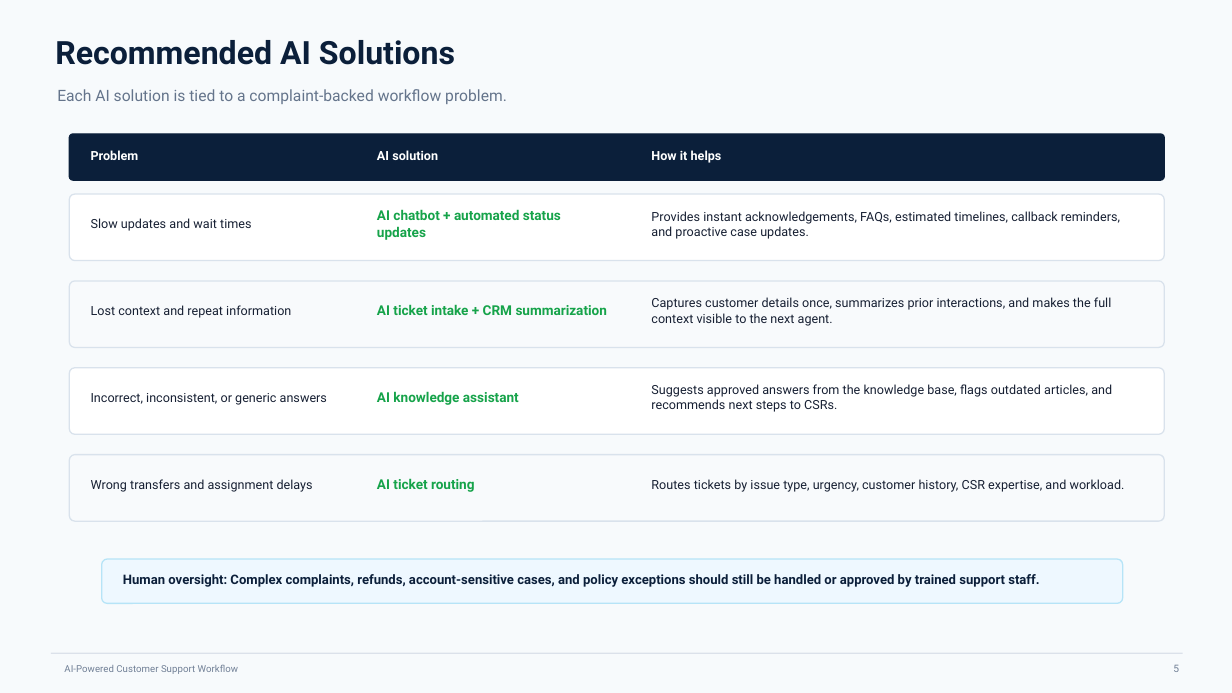
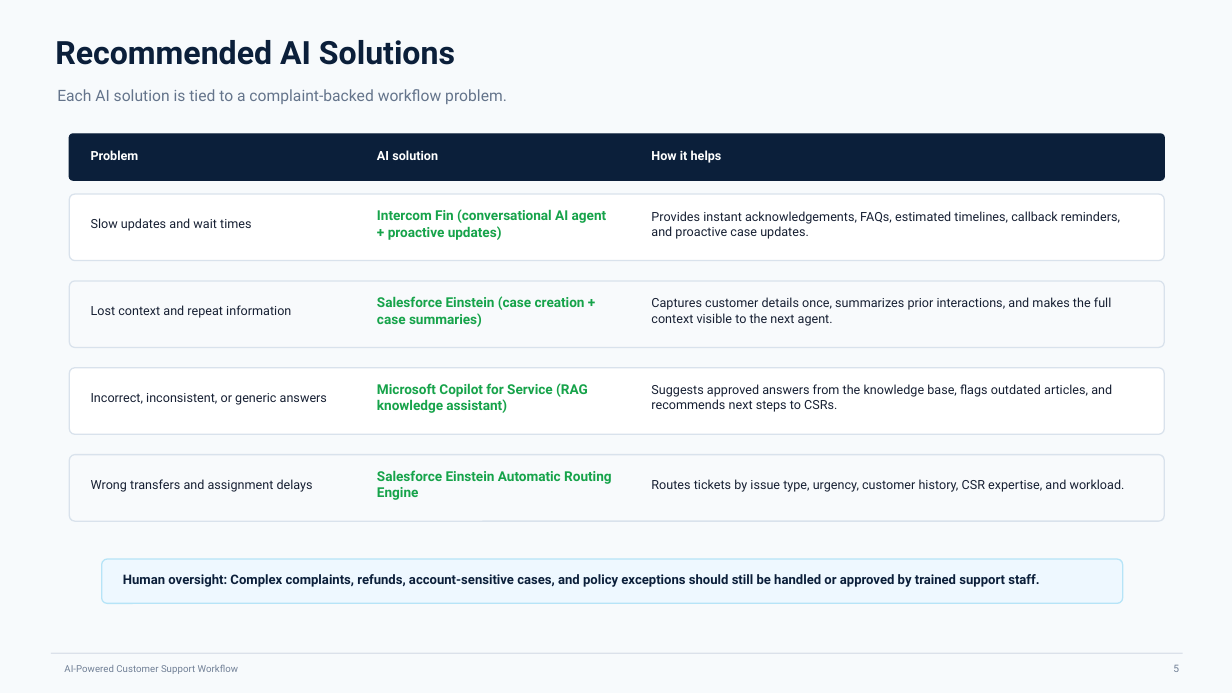
Before and after one commit to JasonTeixeira/tripleten-ai-automation-portfolio, a slide deck: slide 5 of projects/ai-powered-customer-support-workflow/AI-Powered-Customer-Support-Workflow-Jason-Teixeira-Revised-with-Complaints.pptx. Drawn at 1232x693 pixels with LibreOffice and Linux fonts; fonts in the diff are those of the drawing. Boxes give left, top, right and bottom in pixels: in the first picture for what was removed or moved away, otherwise in the second. Text is boxed around its words. In the diff, an @@ line names an element or a change of style, - is before the commit and + after.

Commit message:
fix: name enterprise AI platforms in support workflow deck
Address reviewer feedback (AI Integration): replace generic AI labels
with named enterprise platforms across the AI solution/workflow slides.
- Chatbot + proactive updates -> Intercom Fin
- Ticket creation, summarization, routing -> Salesforce Einstein (Automatic Routing Engine)
- Knowledge assistant -> Microsoft Copilot for Service

```diff
--- a/projects/ai-powered-customer-support-workflow/AI-Powered-Customer-Support-Workflow-Jason-Teixeira-Revised-with-Complaints.pptx
+++ b/projects/ai-powered-customer-support-workflow/AI-Powered-Customer-Support-Workflow-Jason-Teixeira-Revised-with-Complaints.pptx
@@ text at <box>377,209,606,240</box>: text changed @@
-AI chatbot + automated status updates
+Intercom Fin (conversational AI agent + proactive updates)
@@ text at <box>377,296,585,327</box>: text changed @@
-AI ticket intake + CRM summarization
+Salesforce Einstein (case creation + case summaries)
@@ text at <box>377,383,588,413</box>: text changed @@
-AI knowledge assistant
+Microsoft Copilot for Service (RAG knowledge assistant)
@@ text at <box>377,470,611,500</box>: text changed @@
-AI ticket routing
+Salesforce Einstein Automatic Routing Engine
```
Also in this commit, not shown: 2 other slides changed.
